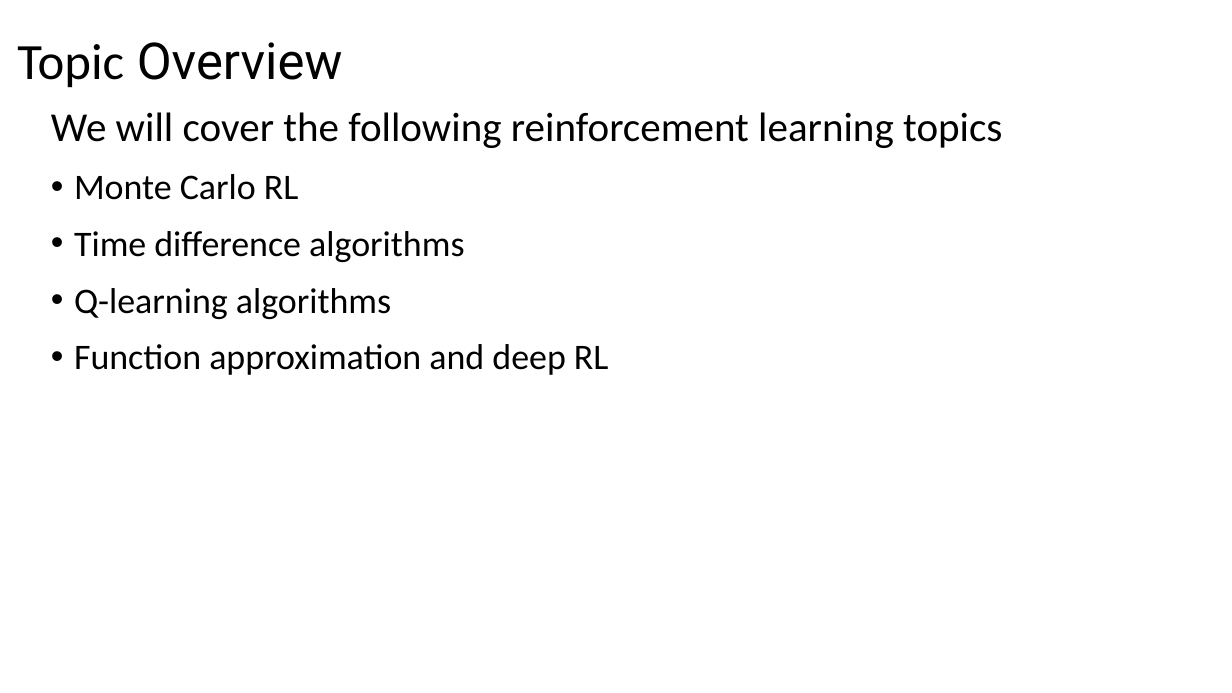
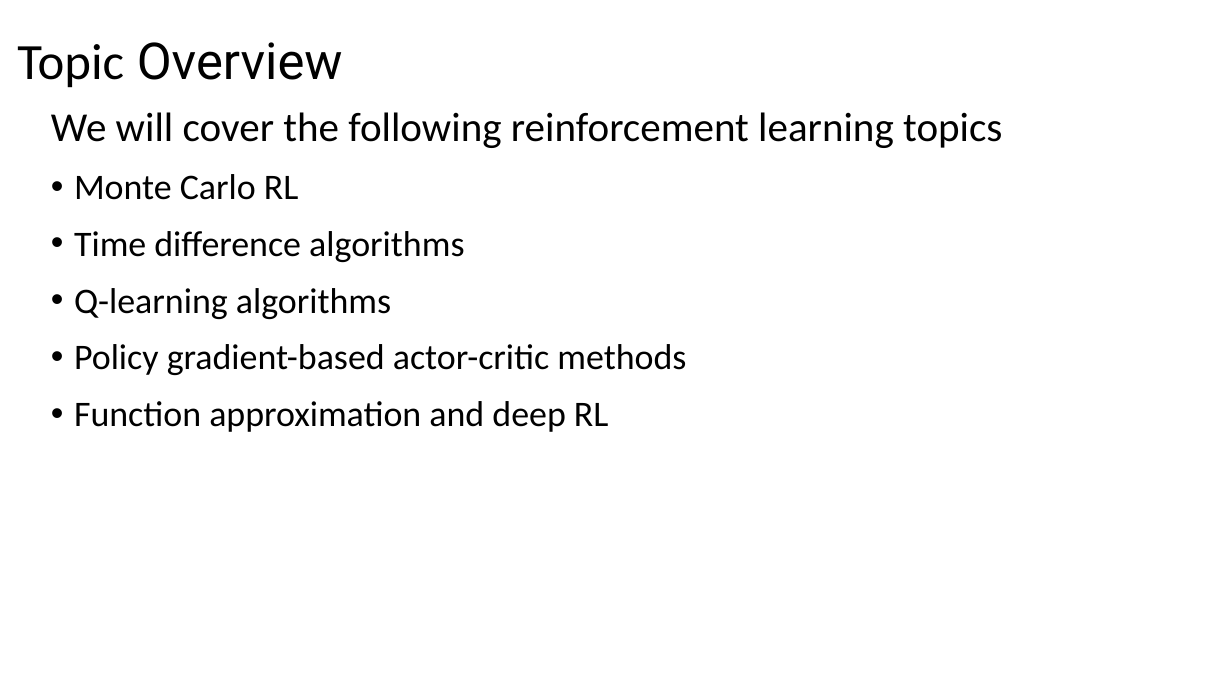
Before and after one commit to StephenElston/MachineLearning530, a slide deck: slide 7 of Lesson8/8_IntroductionToRL.pptx. Drawn at 1232x693 pixels with LibreOffice and Linux fonts; fonts in the diff are those of the drawing. Boxes give left, top, right and bottom in pixels: in the first picture for what was removed or moved away, otherwise in the second. Text is boxed around its words. In the diff, an @@ line names an element or a change of style, - is before the commit and + after.

Commit message:
Corrected typos in slides

```diff
--- a/Lesson8/8_IntroductionToRL.pptx
+++ b/Lesson8/8_IntroductionToRL.pptx
@@ text at (74,344,686,375): paragraph added @@
+• Policy gradient-based actor-critic methods
```
Also in this commit, not shown: 1 other slide changed, 2 slides added.
